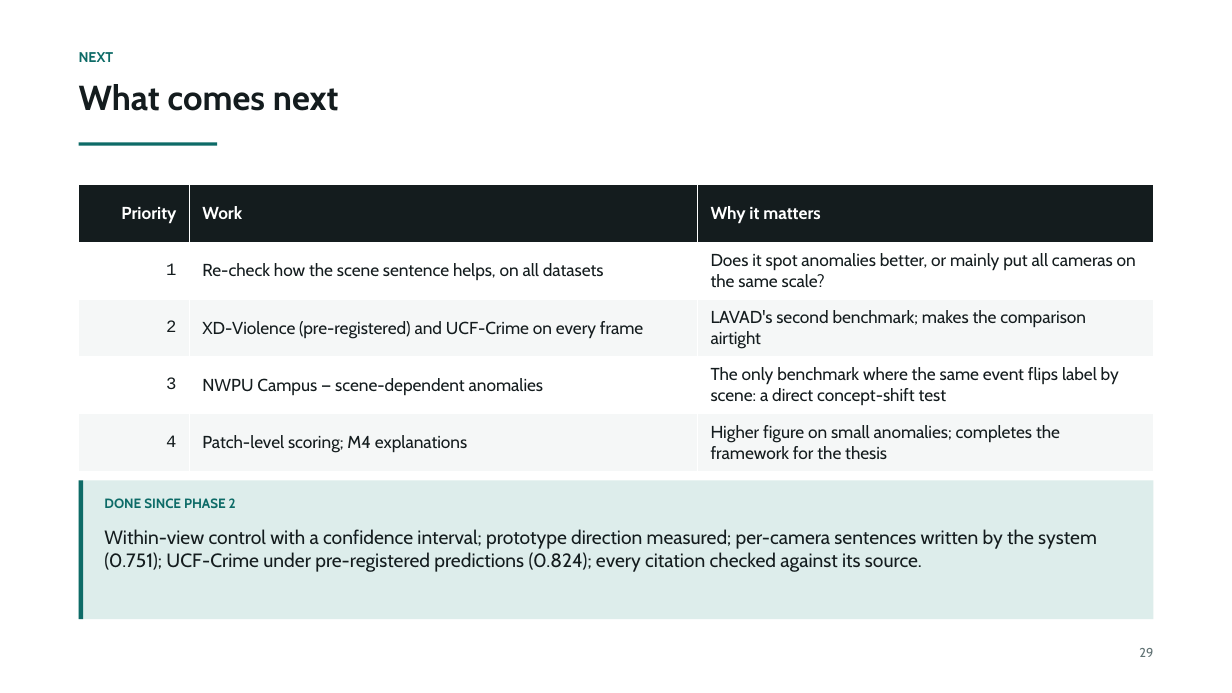
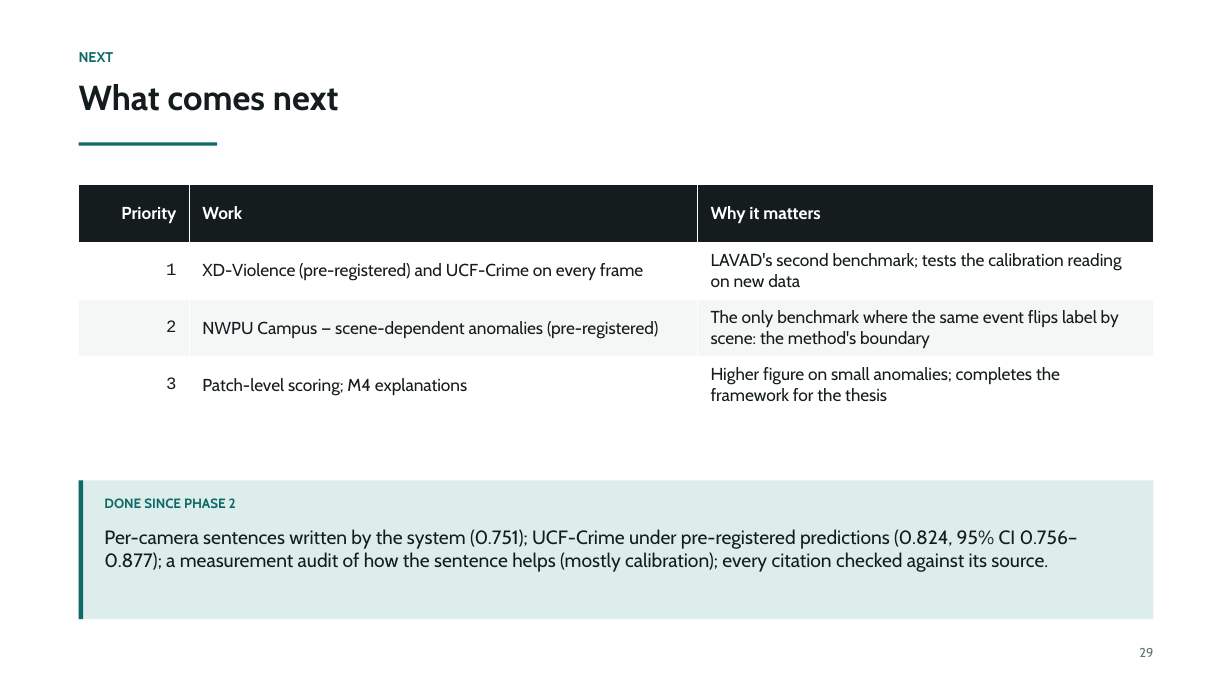
Before and after one commit to prakash-nitc/multimodal-anomaly-detection, a slide deck: slide 30 of docs/06_presentations/DA-ZVAD_Phase3_Review.pptx. Drawn at 1232x693 pixels with LibreOffice and Linux fonts; fonts in the diff are those of the drawing. Boxes give left, top, right and bottom in pixels: in the first picture for what was removed or moved away, otherwise in the second. Text is boxed around its words. In the diff, an @@ line names an element or a change of style, - is before the commit and + after.

```diff
--- a/docs/06_presentations/DA-ZVAD_Phase3_Review.pptx
+++ b/docs/06_presentations/DA-ZVAD_Phase3_Review.pptx
@@ table at <box>79,185,1153,414</box> @@
-row 2: 1 | Re-check how the scene sentence helps, on all datasets | Does it spot anomalies better, or mainly put all cameras on the same scale?
-row 3: 2 | XD-Violence (pre-registered) and UCF-Crime on every frame | LAVAD's second benchmark; makes the comparison airtight
-row 4: 3 | NWPU Campus — scene-dependent anomalies | The only benchmark where the same event flips label by scene: a direct concept-shift test
-row 5: 4 | Patch-level scoring; M4 explanations | Higher figure on small anomalies; completes the framework for the thesis
+row 2: 1 | XD-Violence (pre-registered) and UCF-Crime on every frame | LAVAD's second benchmark; tests the calibration reading on new data
+row 3: 2 | NWPU Campus — scene-dependent anomalies (pre-registered) | The only benchmark where the same event flips label by scene: the method's boundary
+row 4: 3 | Patch-level scoring; M4 explanations | Higher figure on small anomalies; completes the framework for the thesis
@@ text at <box>104,529,1078,572</box>: text changed @@
-Within-view control with a confidence interval; prototype direction measured; per-camera sentences written by the system (0.751); UCF-Crime under pre-registered predictions (0.824); every citation checked against its source.
+Per-camera sentences written by the system (0.751); UCF-Crime under pre-registered predictions (0.824, 95% CI 0.756–0.877); a measurement audit of how the sentence helps (mostly calibration); every citation checked against its source.
```
Also in this commit, not shown: 6 other slides changed, 6 other files.
